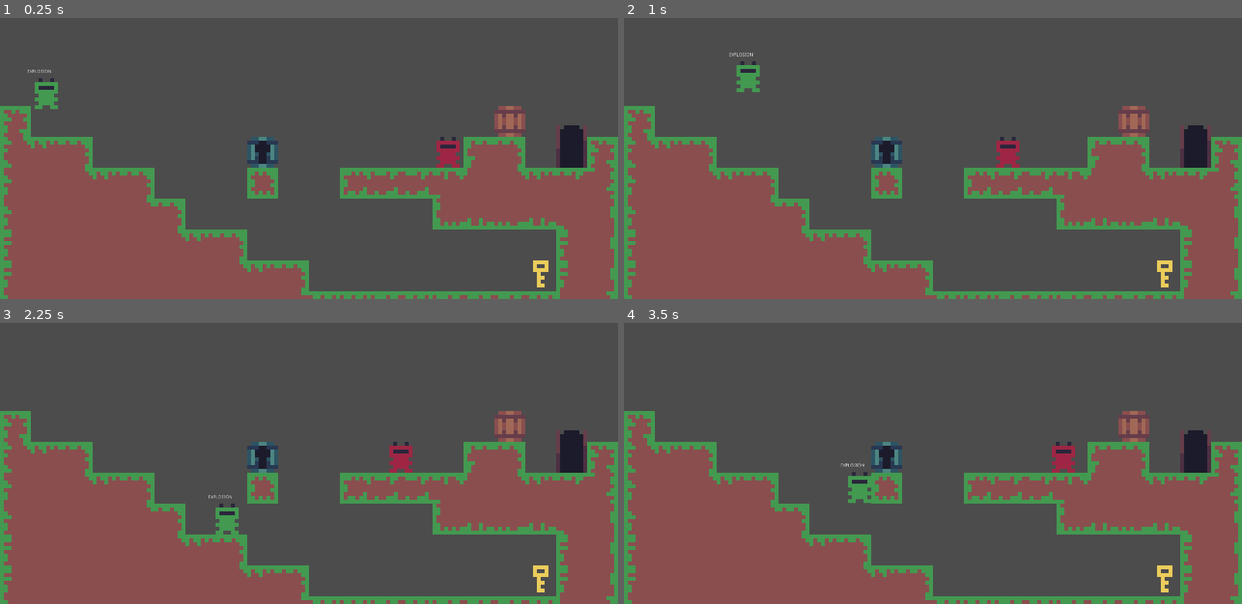
Above: before the commit, frames 1-4 (two rows, left to right).
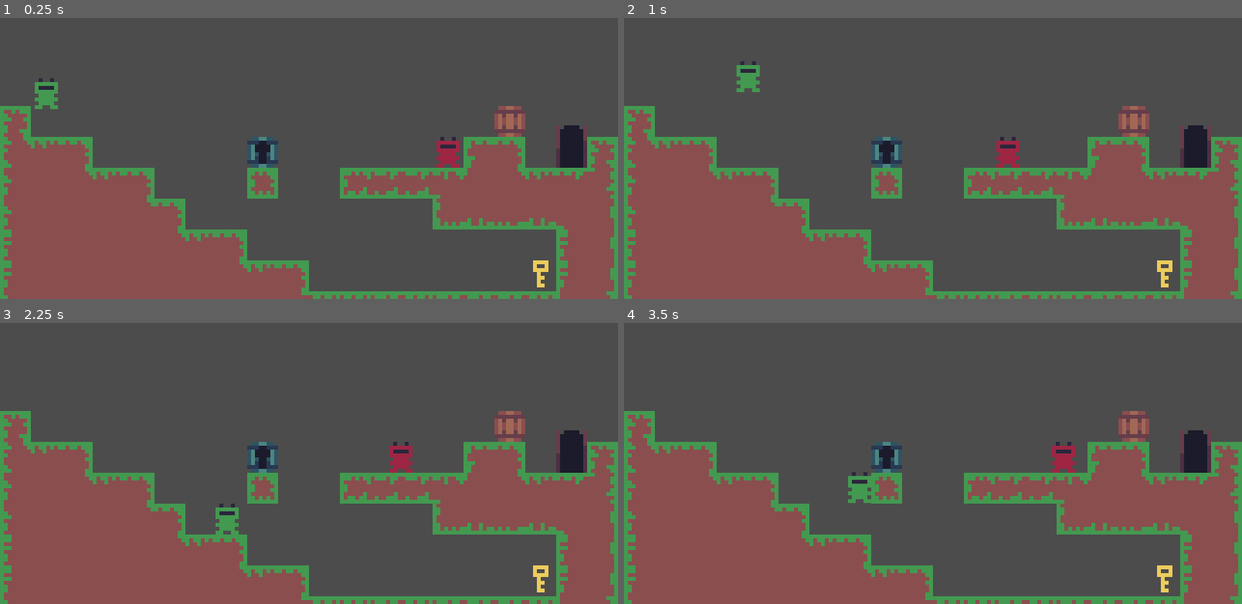
Above: after the commit, the same moments.

Repository: 0megq/frog_game
Game: Godot game, scene res://Scenes/TestScene.tscn
Same seed, same stepped clock (60 frames per second), same inputs: the game is played once before the commit and once after it.
Inputs:
- Up to frame 1 (0.25 s): no input
- Up to frame 2 (1 s): hold D (right) from 0.53 s (still down); tap Space (interact) at 0.6 s; tap W (jump) at 0.77 s
- Up to frame 3 (2.25 s): tap Space (interact) at 1.35, 2.1 s; tap W (jump) at 1.52 s; release D (right) at 2.03 s; hold A (left) from 2.03 s (still down)
- Up to frame 4 (3.5 s): release A (left) at 2.78 s; hold D (right) from 2.78 s (still down); tap Space (interact) at 2.85 s; tap W (jump) at 3.02 s

The runs differ from the first frame. In frame 1, less than 0.1% of the frame differs, in the area x 4-9%, y 18-20%; in frame 2, less than 0.1%, in the area x 17-21%, y 12-14%; in frame 3, less than 0.1%; in frame 4, less than 0.1%.

Commit message:
Removed Label

Diff:
--- a/Scenes/Player.tscn
+++ b/Scenes/Player.tscn
@@ -45,14 +45,4 @@
 [node name="CollisionShape2D" type="CollisionShape2D" parent="HurtBox"]
 shape = SubResource( 4 )
 
-[node name="Label" type="Label" parent="."]
-margin_left = -59.0
-margin_top = -75.0
-margin_right = 15.0
-margin_bottom = -40.0
-text = "EXPLOSION"
-__meta__ = {
-"_edit_use_anchors_": false
-}
-
 [connection signal="area_entered" from="HurtBox" to="." method="_on_HurtBox_area_entered"]
